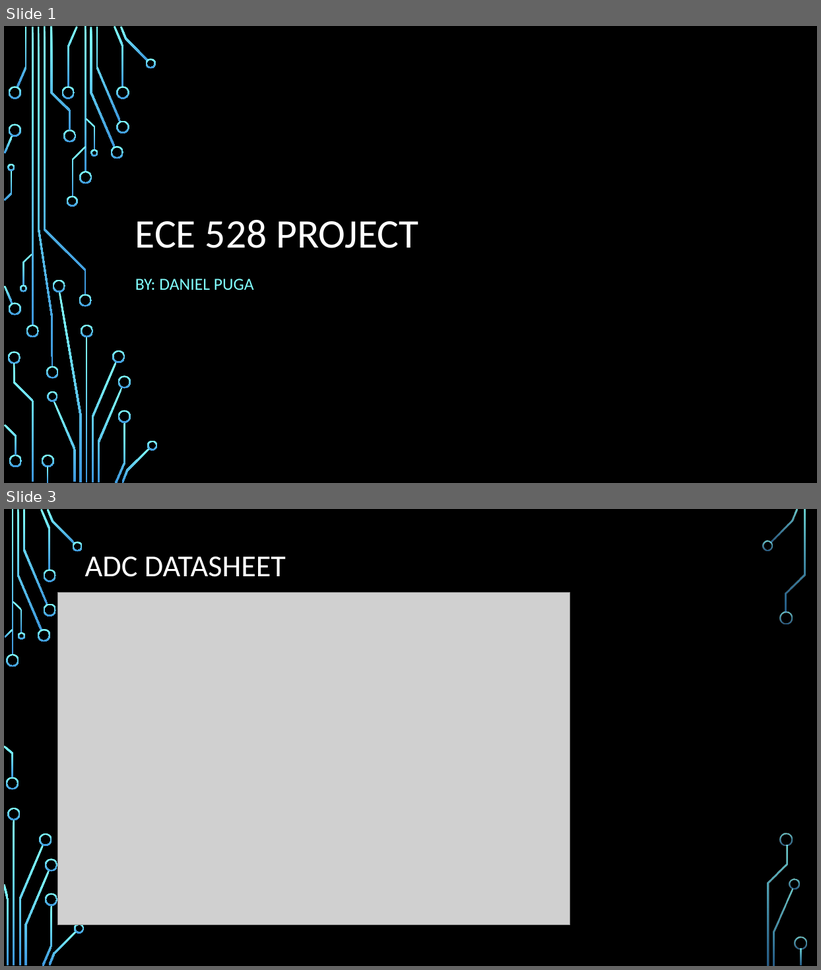
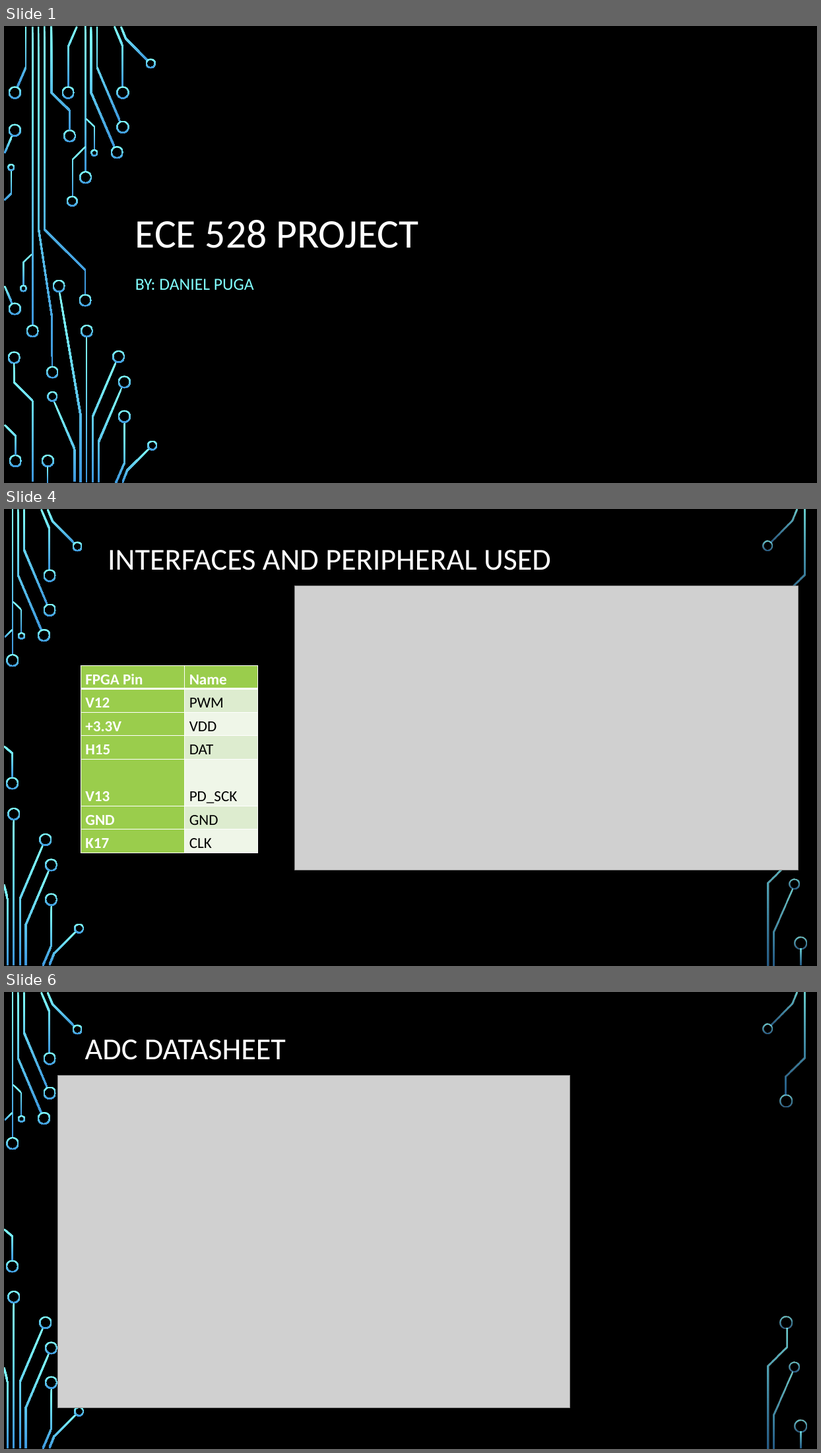
Before and after one commit to Dannnny2525/ECE528_Project, a slide deck: Project_Presentation.pptx. Shown one above the other, each under a label of ours: slides 1 and 3 before the commit, slides 1, 4 and 6 after it; the slides between them are not shown. The pictures are 821x970 and 821x1453 pixels, drawn with LibreOffice and Linux fonts; fonts in the diff are those of the drawing; grey boxes stand for pictures; background and template pictures are left out. Boxes give left, top, right and bottom in pixels: in the first picture for what was removed or moved away, otherwise in the second. Text is boxed around its words. In the diff, an @@ line names an element or a change of style, - is before the commit and + after.

```diff
--- a/Project_Presentation.pptx
+++ b/Project_Presentation.pptx
@@ slide 4 added at (4, 509, 817, 966), background picture (left out); not listed: 34 template elements that a slide beside it also shows @@
@@ title added at (108, 550, 551, 570), 36 pt, text #FFFFFF @@
+INTERFACES AND PERIPHERAL USED
@@ picture added at (295, 586, 799, 871) @@
@@ table added at (81, 666, 257, 854), 7 rows, 2 columns @@
+FPGA Pin | Name
+V12 | PWM
++3.3V | VDD
+H15 | DAT
+V13 | PD_SCK
+GND | GND
+K17 | CLK
@@ what was slide 3 is now slide 6 @@
```
Also in this commit, not shown: 4 other slides added, 1 slide removed.
